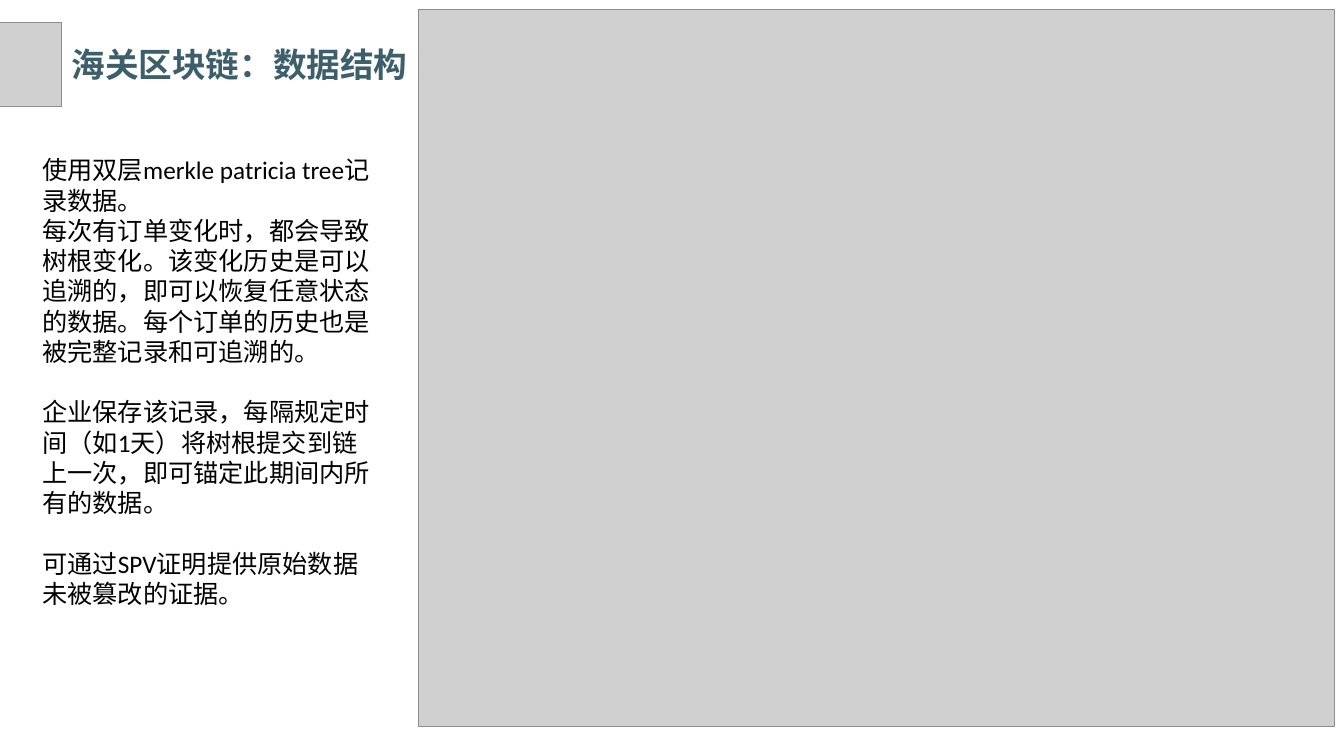
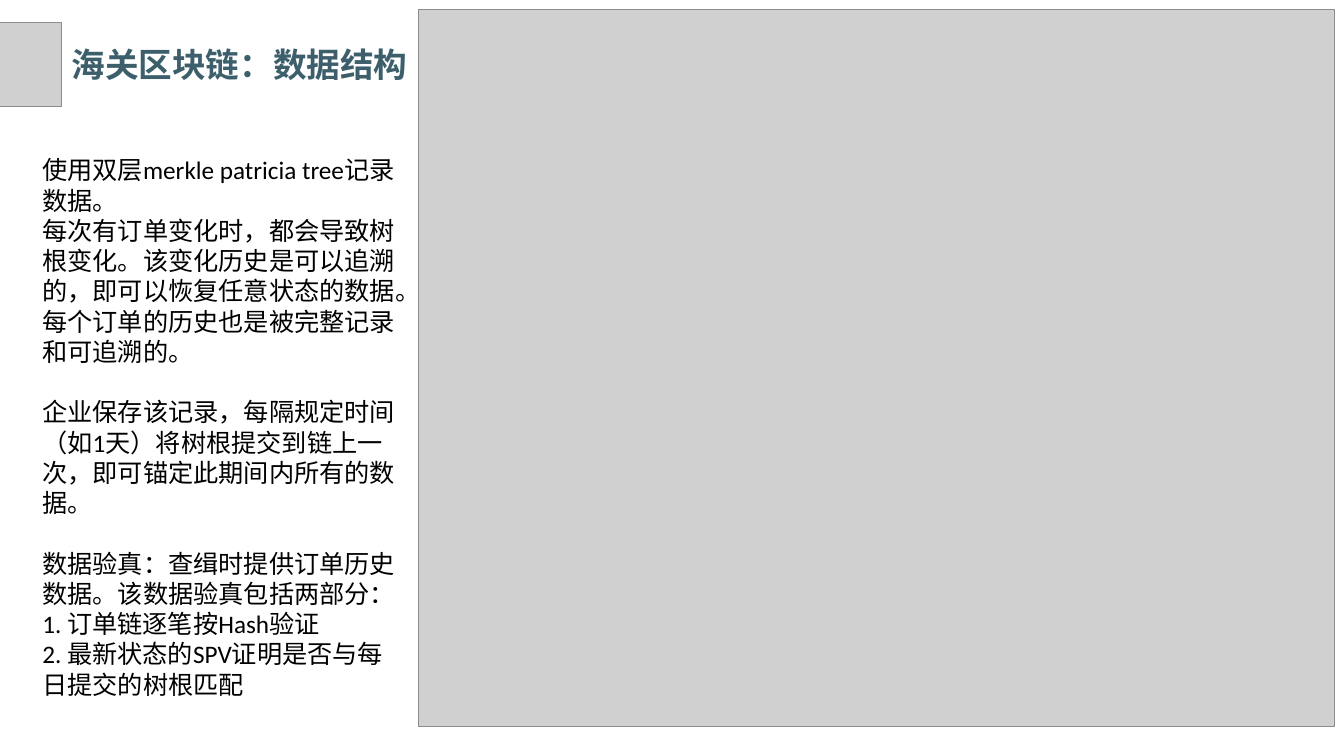
Before and after one commit to maodaishan/eos_doc, a slide deck: slide 26 of 其他ppt等/区块链介绍及个人项目介绍.pptx. Drawn at 1344x756 pixels with LibreOffice and Linux fonts; fonts in the diff are those of the drawing; grey boxes stand for pictures; background and template pictures are left out. Boxes give left, top, right and bottom in pixels: in the first picture for what was removed or moved away, otherwise in the second. Text is boxed around its words. In the diff, an @@ line names an element or a change of style, - is before the commit and + after.

```diff
--- a/其他ppt等/区块链介绍及个人项目介绍.pptx
+++ b/其他ppt等/区块链介绍及个人项目介绍.pptx
@@ text at (x1=42, y1=551, x2=395, y2=665): text changed @@
-可通过SPV证明提供原始数据未被篡改的证据。
+数据验真：查缉时提供订单历史数据。该数据验真包括两部分：
+1. 订单链逐笔按Hash验证
+2. 最新状态的SPV证明是否与每日提交的树根匹配
```
Also in this commit, not shown: 4 other slides changed.
